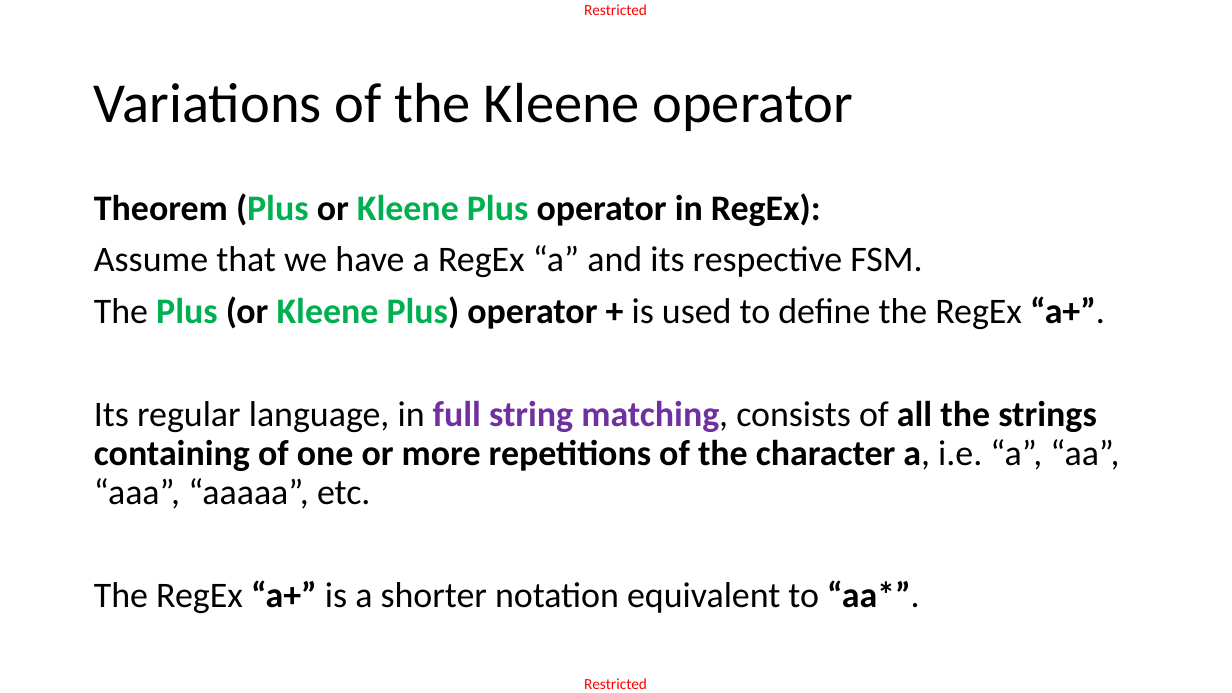
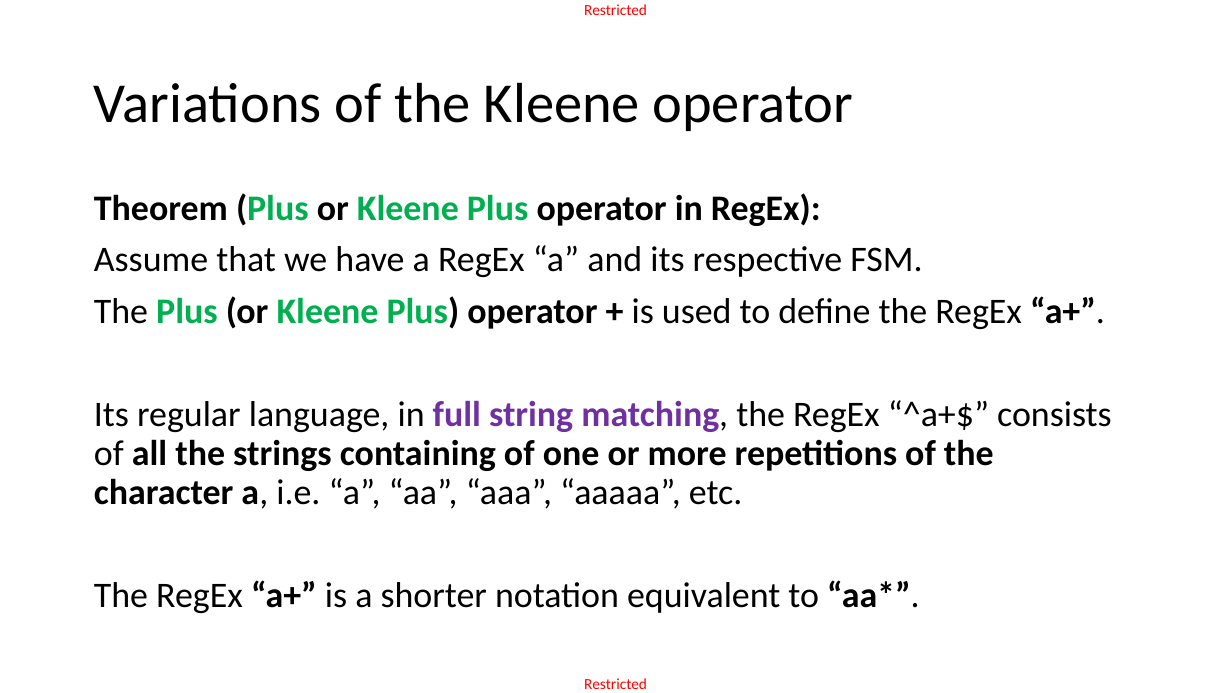
Before and after one commit to matthieudemari/SUTD_PLC_50_051, a slide deck: slide 38 of W5/W5S2 - RegEx/W5S2.pptx. Drawn at 1232x693 pixels with LibreOffice and Linux fonts; fonts in the diff are those of the drawing. Boxes give left, top, right and bottom in pixels: in the first picture for what was removed or moved away, otherwise in the second. Text is boxed around its words. In the diff, an @@ line names an element or a change of style, - is before the commit and + after.

```diff
--- a/W5/W5S2 - RegEx/W5S2.pptx
+++ b/W5/W5S2 - RegEx/W5S2.pptx
@@ text at [94, 400, 1112, 509]: text changed; bold off @@
-Its regular language, in full string matching, consists of all the strings containing of one or more repetitions of the character a, i.e. “a”, “aa”, “aaa”, “aaaaa”, etc.
+Its regular language, in full string matching, the RegEx “^a+$” consists of all the strings containing of one or more repetitions of the character a, i.e. “a”, “aa”, “aaa”, “aaaaa”, etc.
```
Also in this commit, not shown: 4 other slides changed, 54 other files.
